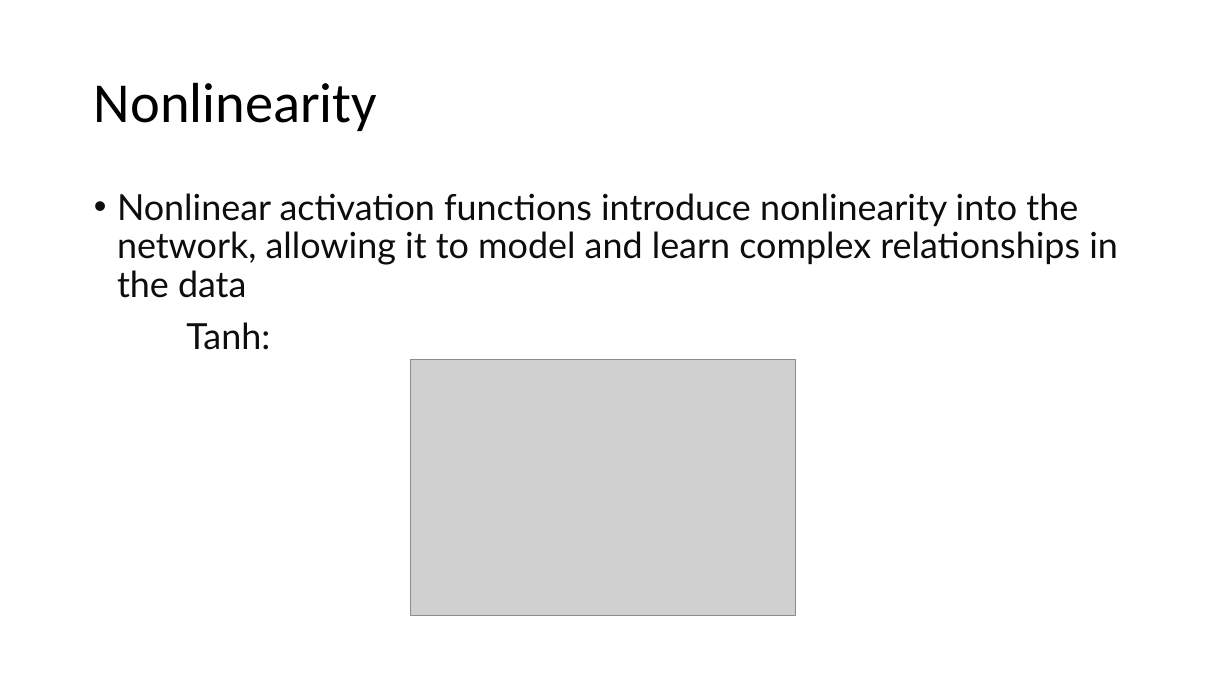
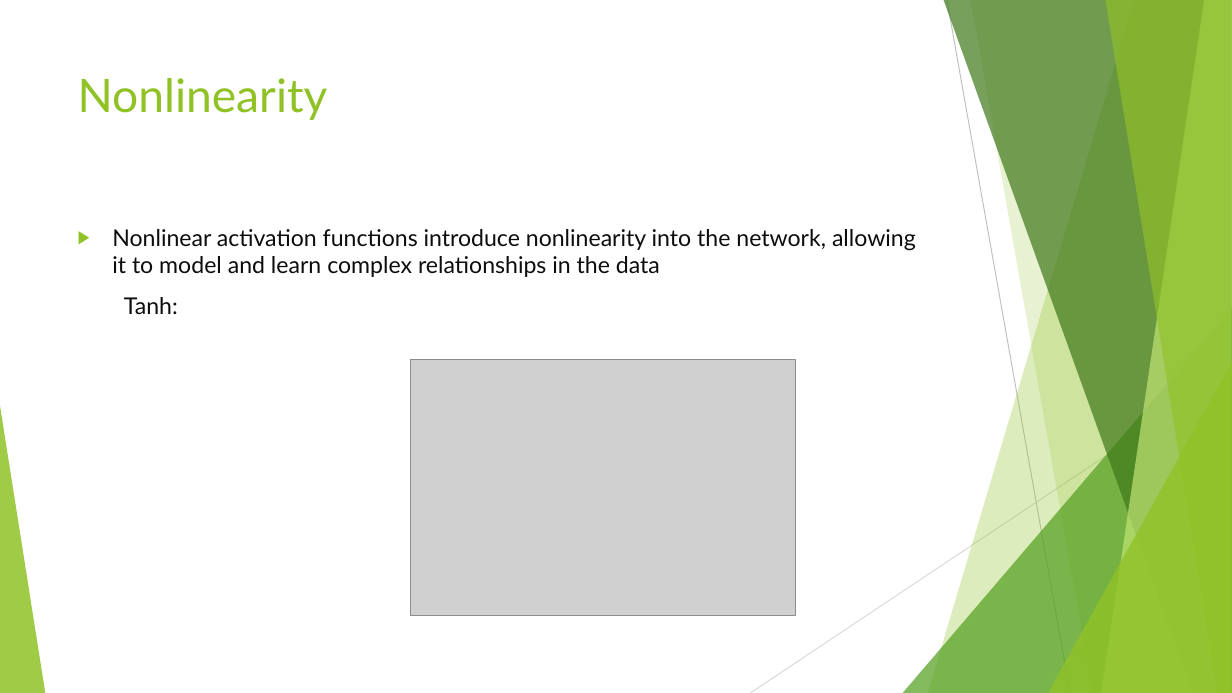
Before and after one commit to bodzio50318/genAiWorkshop, a slide deck: slide 17 of AiDem.pptm. Drawn at 1232x693 pixels with LibreOffice and Linux fonts; fonts in the diff are those of the drawing; grey boxes stand for pictures. Boxes give left, top, right and bottom in pixels: in the first picture for what was removed or moved away, otherwise in the second. Text is boxed around its words. In the diff, an @@ line names an element or a change of style, - is before the commit and + after.

```diff
--- a/AiDem.pptm
+++ b/AiDem.pptm
@@ title "Nonlinearity": place and size @@
-title "Nonlinearity" at <box>94,82,377,131</box>
+title "Nonlinearity" at <box>78,78,328,120</box>
@@ title "Nonlinearity" at <box>78,78,328,120</box>: size 44 to 36 pt, font Calibri to Lato, text colour #000000 to #90C226; line spacing 0.9 to 1; vertical alignment middle to top @@
@@ text "Nonlinear activation functions introduce nonlinearity ...": place and size @@
-text "Nonlinear activation functions introduce nonlinearity ..." at <box>117,193,1118,350</box>
+text "Nonlinear activation functions introduce nonlinearity ..." at <box>112,229,916,314</box>
@@ text "Nonlinear activation functions introduce nonlinearity ..." at <box>112,229,916,314</box>: size 28 to 18 pt; bullet • to ▶; line spacing 0.9 to 1 @@
@@ group added at <box>0,0,1232,693</box>: 5 freeform shapes, 3 triangles, 2 lines @@
```
Also in this commit, not shown: 21 other slides changed, 1 slide added, 3 other files.
